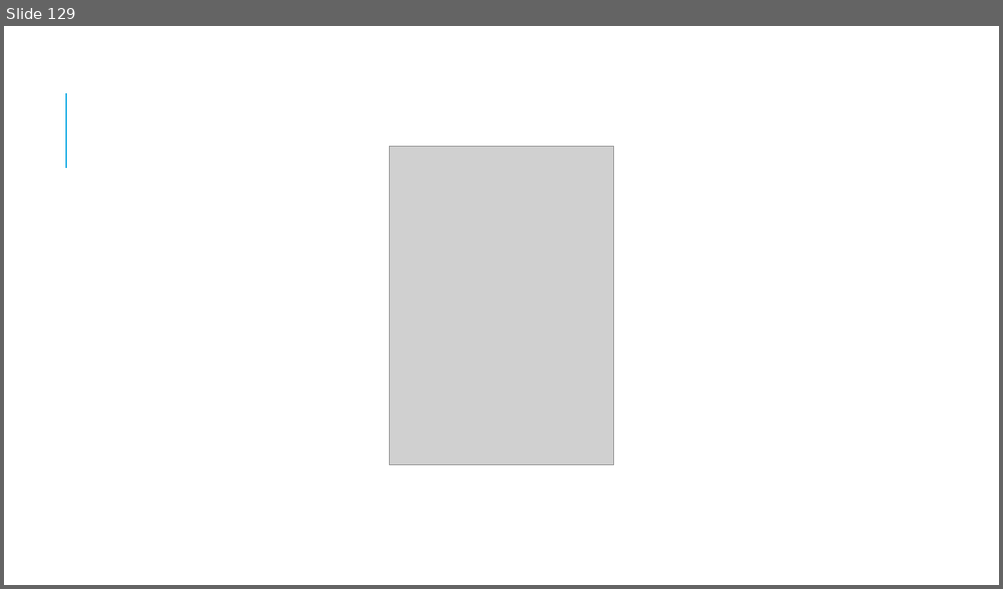
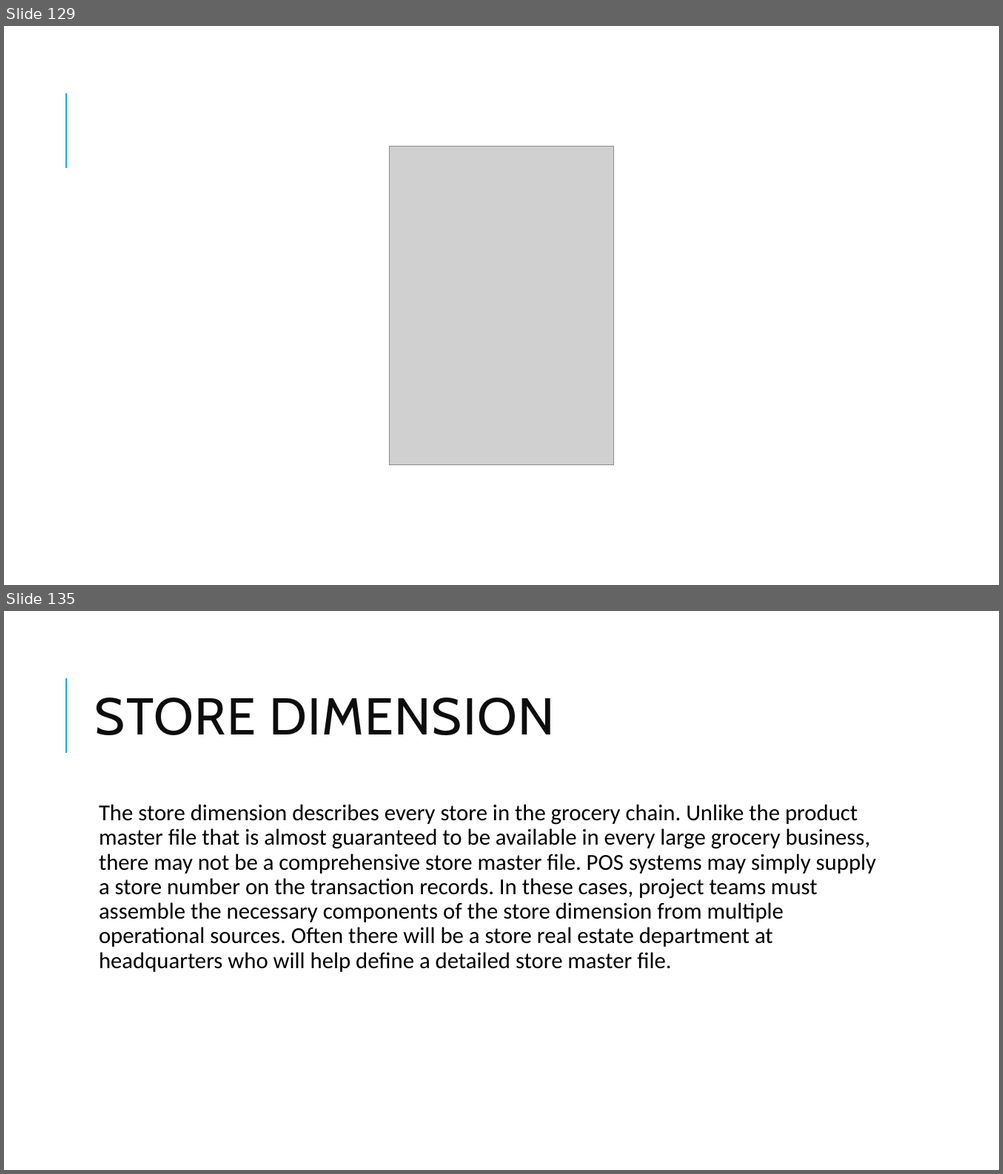
Before and after one commit to patrickbiesheuveltraining/datamodeling, a slide deck: Modeling techniques.pptx. Shown one above the other, each under a label of ours: slide 129 before the commit, slides 129 and 135 after it; the slides between them are not shown. The pictures are 1003x589 and 1003x1174 pixels, drawn with LibreOffice and Linux fonts; fonts in the diff are those of the drawing; grey boxes stand for pictures. Boxes give left, top, right and bottom in pixels: in the first picture for what was removed or moved away, otherwise in the second. Text is boxed around its words. In the diff, an @@ line names an element or a change of style, - is before the commit and + after.

```diff
--- a/Modeling techniques.pptx
+++ b/Modeling techniques.pptx
@@ slide 135 added at (4, 611, 999, 1170), background #FFFFFF; not listed: 1 template element that a slide beside it also shows @@
@@ title added at (95, 698, 555, 735), 50 pt, text #0D0D0D @@
+STORE DIMENSION
@@ text added at (99, 804, 876, 972), 22 pt, text #000000 @@
+  The store dimension describes every store in the grocery chain. Unlike the product master file that is almost guaranteed to be available in every large grocery business, there may not be a comprehensive store master file. POS systems may simply supply a store number on the transaction records. In these cases, project teams must assemble the necessary components of the store dimension from multiple operational sources. Often there will be a store real estate department at headquarters who will help define a detailed store master file.
```
Also in this commit, not shown: 15 other slides added.
